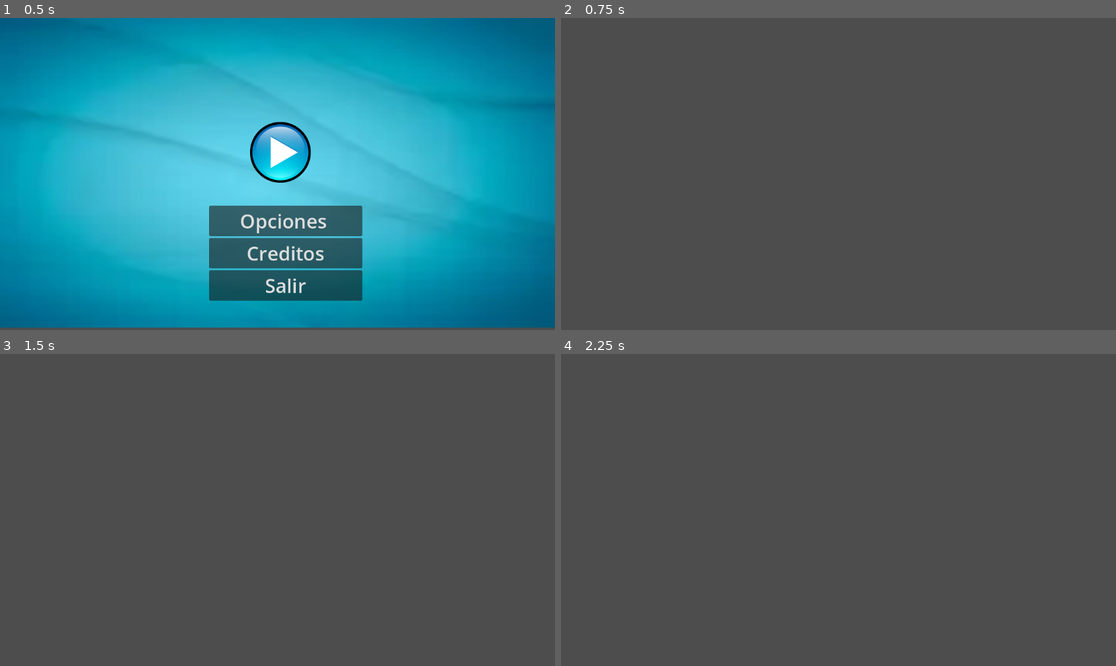
Above: before the commit, frames 1-4 (two rows, left to right).
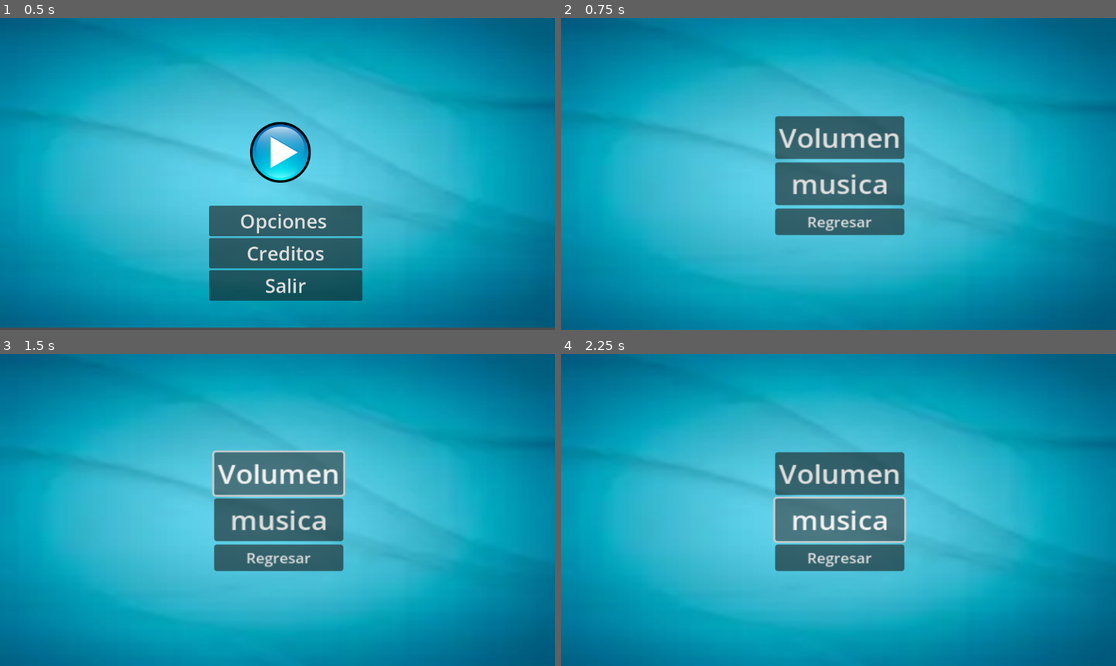
Above: after the commit, the same moments.

Repository: roberttce/pienza-rapido
Game: Godot game, scene res://ecenas/menu.tscn
Two runs of this game, one before a commit and one after it. Both use one fixed random seed, a clock stepped at 60 frames per second and the inputs below.
Inputs (mouse positions are in pixels of both pictures, inside the frame that each line leads up to):
- Up to frame 1 (0.5 s): no input
- Up to frame 2 (0.75 s): click "Opciones" at 0.5 s
- Up to frame 3 (1.5 s): click (277, 472) at 1.25 s, where only the run after the commit has a clickable "Volumen"
- Up to frame 4 (2.25 s): click (838, 519) at 2 s, where only the run after the commit has a clickable "musica"

Frame 1 is identical in both runs. In frame 2, 100% of the frame differs, in the area x 0-100%, y 0-100%; in frame 3, 100%; in frame 4, 100%.

Commit message:
[add] esecena de opciones

Diff:
--- a/ecenas/menu.tscn
+++ b/ecenas/menu.tscn
@@ -86,6 +86,9 @@
 "
 
 [node name="SalirDialog" type="ConfirmationDialog" parent="TextureRect/CenterContainer2/VBoxContainer"]
+title = " Desea salir?"
+ok_button_text = "Si"
+cancel_button_text = "No"
 
 [connection signal="pressed" from="TextureRect/CenterContainer2/VBoxContainer/opciones" to="." method="_on_opciones_pressed"]
 [connection signal="pressed" from="TextureRect/CenterContainer2/VBoxContainer/salir" to="." method="_on_salir_pressed"]
--- a/ecenas/opciones.tscn
+++ b/ecenas/opciones.tscn
@@ -1,3 +1,44 @@
-[gd_scene format=3 uid="uid://7bbl4mvobu1b"]
+[gd_scene load_steps=3 format=3 uid="uid://cy5k8tcjfv67a"]
+
+[ext_resource type="Script" uid="uid://bc5q0onuqsv0a" path="res://scripts/opciones.gd" id="1_6wnxx"]
+[ext_resource type="Texture2D" uid="uid://bij7tukd7kq1f" path="res://recursos/OIP.webp" id="1_tbtj5"]
 
 [node name="Opciones" type="Node2D"]
+script = ExtResource("1_6wnxx")
+
+[node name="TextureRect" type="TextureRect" parent="."]
+offset_right = 591.0
+offset_bottom = 368.0
+scale = Vector2(1.95784, 1.7747)
+texture = ExtResource("1_tbtj5")
+
+[node name="CenterContainer" type="CenterContainer" parent="TextureRect"]
+layout_mode = 1
+anchors_preset = 14
+anchor_top = 0.5
+anchor_right = 1.0
+anchor_bottom = 0.5
+offset_top = -16.0
+offset_bottom = 16.0
+grow_horizontal = 2
+grow_vertical = 2
+
+[node name="VBoxContainer" type="VBoxContainer" parent="TextureRect/CenterContainer"]
+layout_mode = 2
+
+[node name="Button" type="Button" parent="TextureRect/CenterContainer/VBoxContainer"]
+layout_mode = 2
+theme_override_font_sizes/font_size = 30
+text = "Volumen
+"
+
+[node name="Button2" type="Button" parent="TextureRect/CenterContainer/VBoxContainer"]
+layout_mode = 2
+theme_override_font_sizes/font_size = 30
+text = "musica"
+
+[node name="Button3" type="Button" parent="TextureRect/CenterContainer/VBoxContainer"]
+layout_mode = 2
+text = "Regresar"
+
+[connection signal="pressed" from="TextureRect/CenterContainer/VBoxContainer/Button3" to="." method="_on_button_3_pressed"]
--- /dev/null
+++ b/scripts/opciones.gd
@@ -0,0 +1,5 @@
+extends Node2D
+
+
+func _on_button_3_pressed() -> void:
+	get_tree().change_scene_to_file("res://ecenas/menu.tscn")
Not shown, added: scripts/opciones.gd.uid
